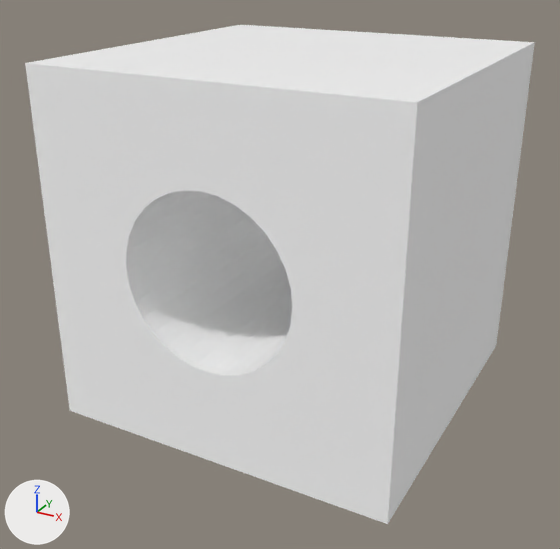
An edit to the glTF model models/test/gltf/cube.gltf, drawn before and after from the same camera.
Before and after are seen from a 50 mm camera at (1.95, -3.8, 2.55) aimed at (-0.05, -0.15, 0.73). Lighting does not change. The marker at lower left points along +X, +Y and +Z. Where no turn or scale is listed for an object, it has been applied to the vertices.
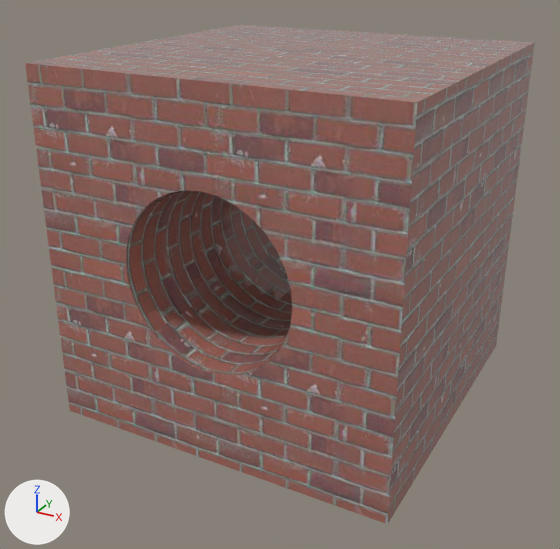
The change, as a list of edits to the scene's bpy script:
```text
Add img_brick:
    img_brick = load_image('brick', 'brick.jpg', 225, 225, 'sRGB')
Change mat_material_001:
    remove mat_material_001.base_color = (1.0, 1.0, 1.0)  # white #ffffff
    mat_material_001.metallic: 1.0 -> 0.0
    add mat_material_001.texture = img_brick  # with its transparency
    mat_material_001.roughness: 1.0 -> 0.0
```

Location of each change, (x1, y1, x2, y2) in pixels of the pictures (560 x 549 px):
'Cube', surface changed
    both: (25, 25, 535, 524)
